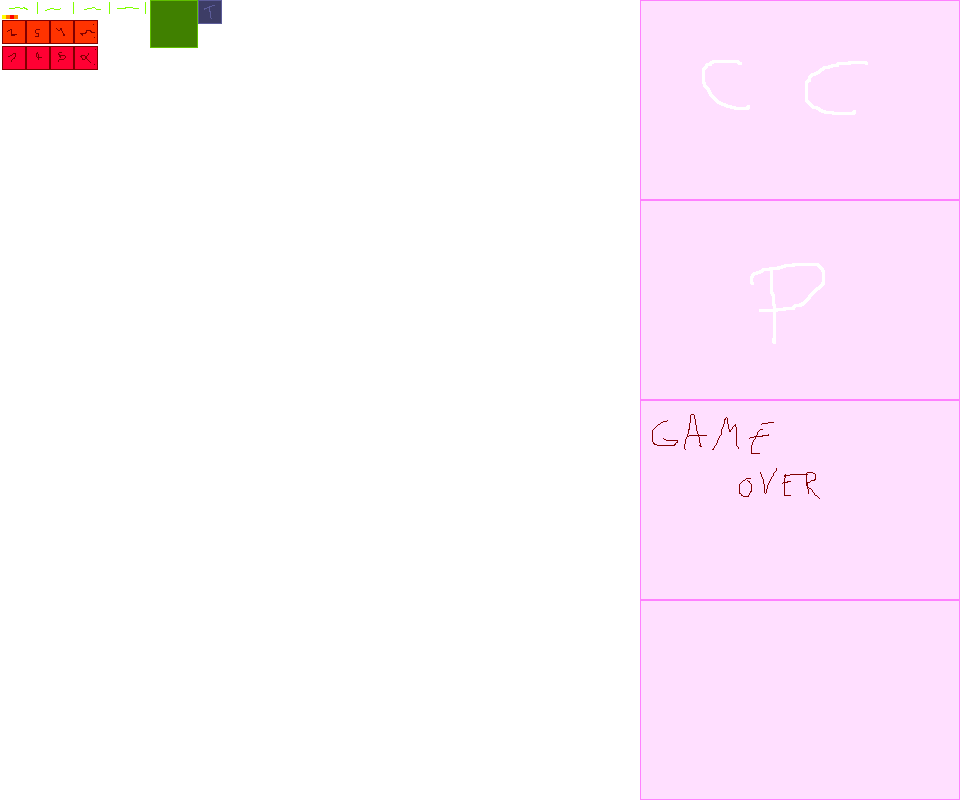
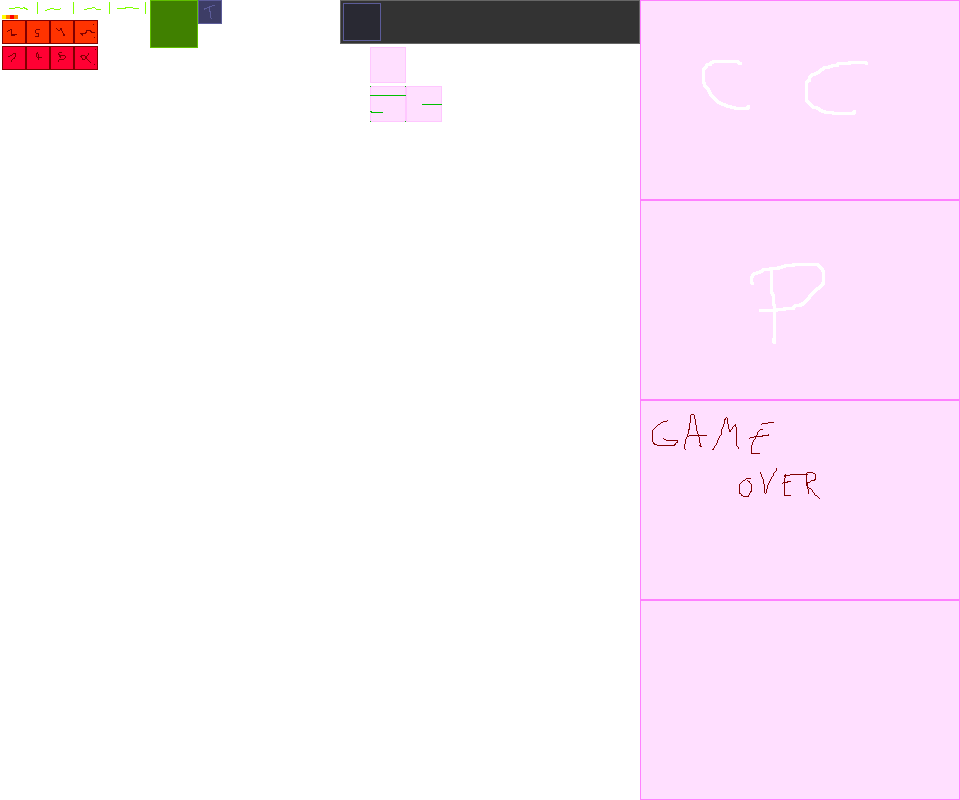
Before/after of a 960x800 layered artwork. What changed in the layer stack:
painted on "sprites" over (340, 0, 640, 122)
painted on "helpers" over (370, 47, 442, 122)
